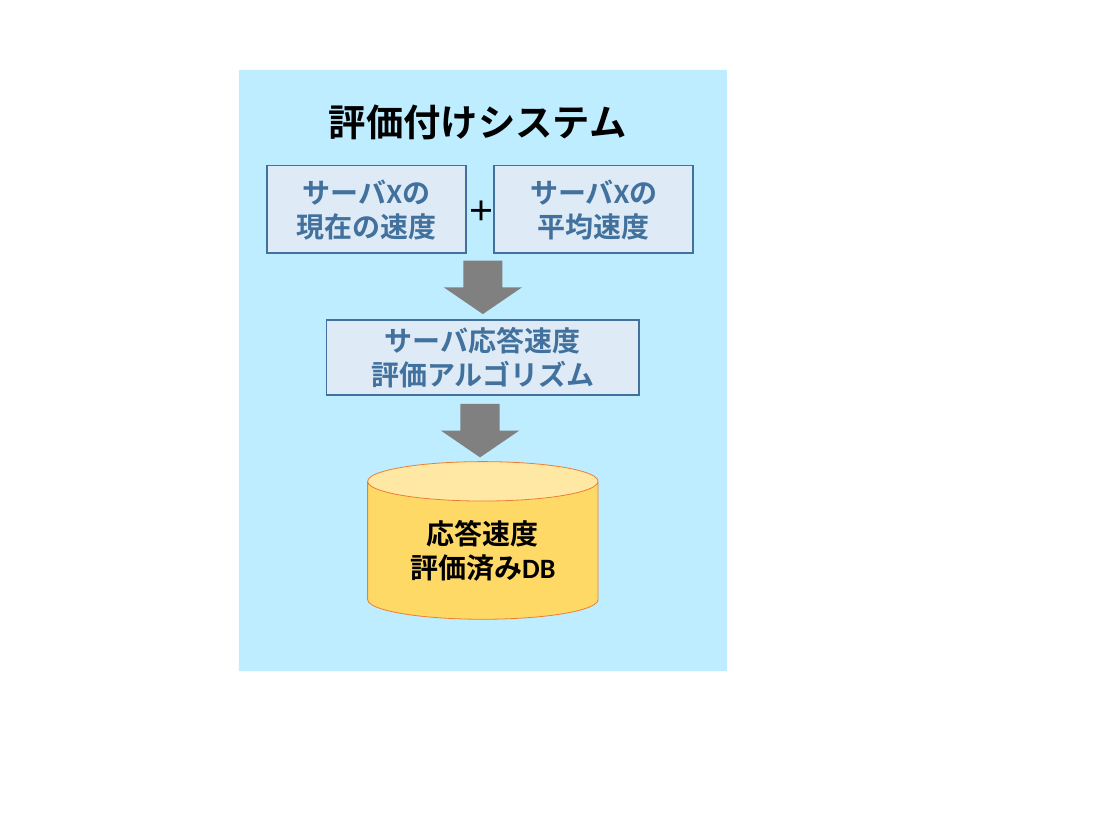
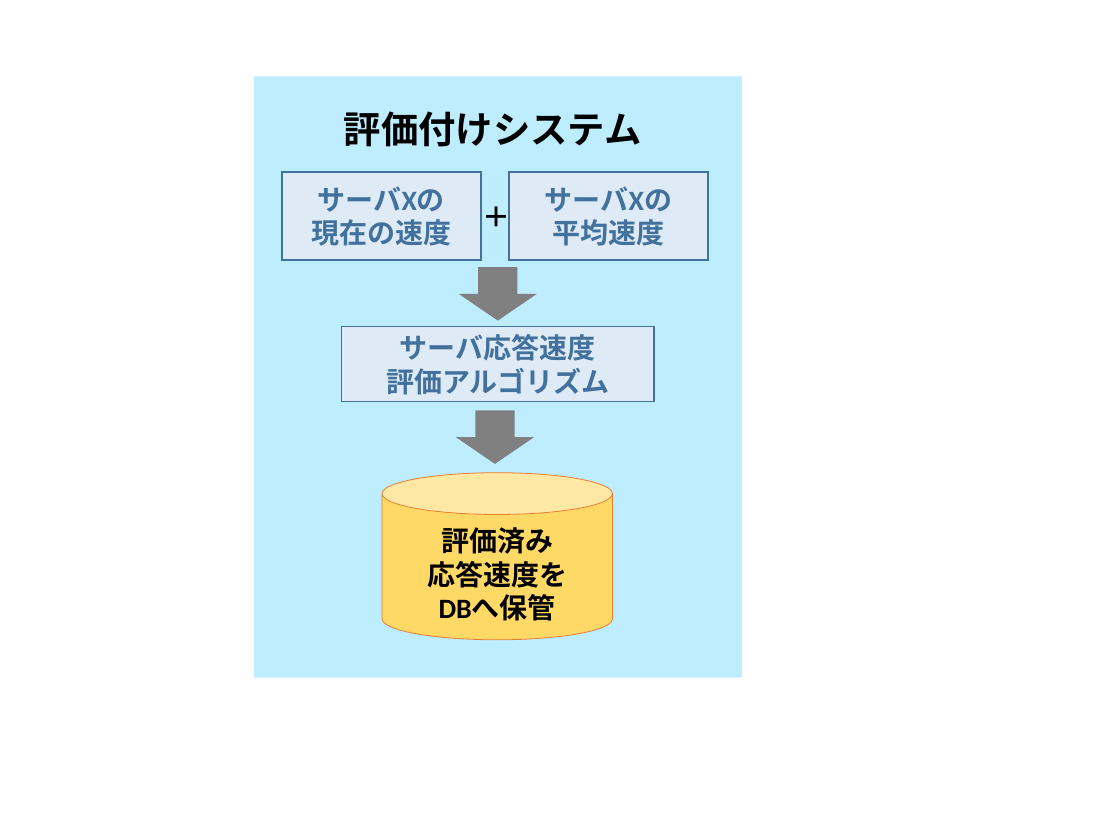
Before and after one commit to kait-takanolab/1821086_matsuo_thesis, a slide deck: slide 5 of meeting/1821086_matsuo_Chart.pptx. Drawn at 1120x840 pixels with LibreOffice and Linux fonts; fonts in the diff are those of the drawing. Boxes give left, top, right and bottom in pixels: in the first picture for what was removed or moved away, otherwise in the second. Text is boxed around its words. In the diff, an @@ line names an element or a change of style, - is before the commit and + after.

```diff
--- a/meeting/1821086_matsuo_Chart.pptx
+++ b/meeting/1821086_matsuo_Chart.pptx
@@ 4 rectangles, 2 texts, 2 down arrows: place and size @@
-4 rectangles, 2 texts, 2 down arrows at bbox=[239, 69, 727, 671]
+4 rectangles, 2 texts, 2 down arrows at bbox=[254, 76, 743, 678]
@@ cylinder: place and size @@
-cylinder at bbox=[367, 461, 598, 619]
+cylinder at bbox=[382, 473, 613, 640]
@@ text in cylinder at bbox=[410, 520, 555, 581]: text removed @@
-応答速度
-評価済みDB
@@ text added at bbox=[427, 527, 567, 621], 18 pt, text #000000, bold @@
+評価済み
+応答速度を
+DBへ保管
```
Also in this commit, not shown: 1 other slide changed, 6 slides added.
